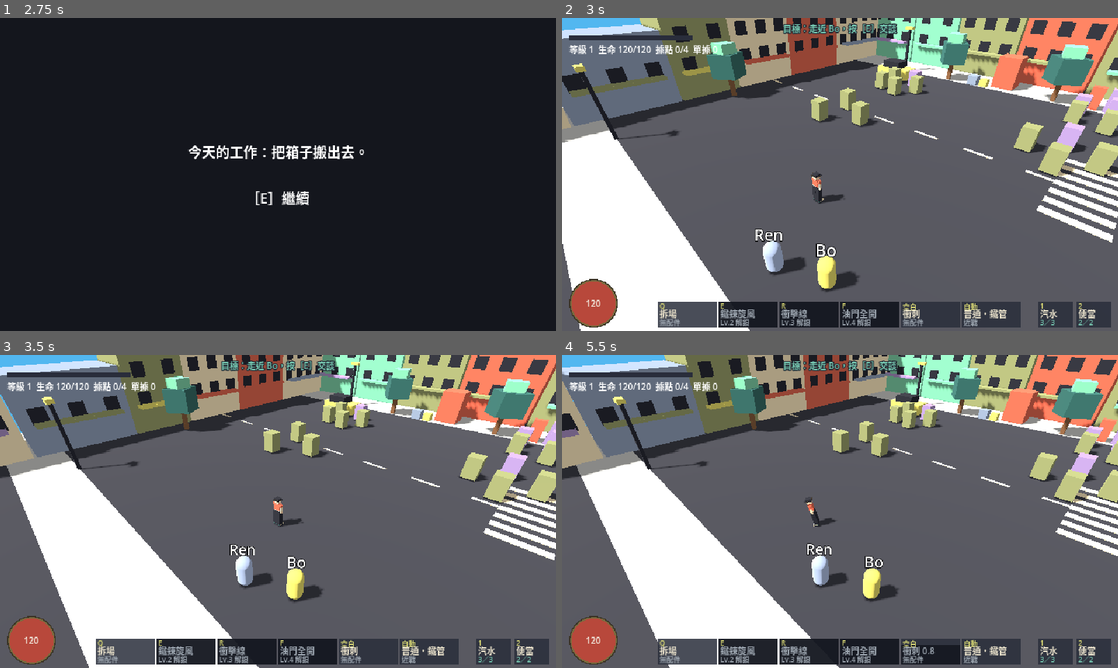
Above: before the commit, frames 1-4 (two rows, left to right).
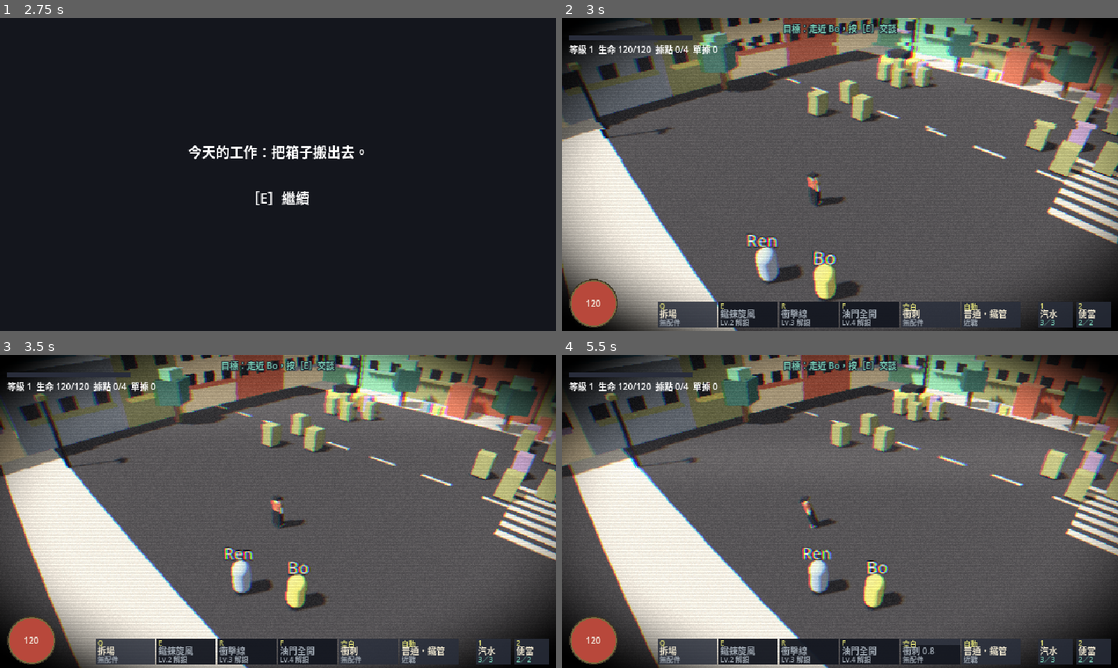
Above: after the commit, the same moments.

Repository: yauchai2/Game-Lab-2
Game: Godot game, scene res://game/title.tscn
Same seed, same stepped clock (60 frames per second), same inputs: the game is played once before the commit and once after it.
Inputs (mouse positions are in pixels of both pictures, inside the frame that each line leads up to):
- Up to frame 1 (2.75 s): click "新遊戲" at 0.5 s; click "選擇" at 1.25 s; tap Enter at 2 s; move the mouse to (400, 158) at 2.02 s; hold D from 2.03 s (still down); tap V at 2.1 s; click (400, 158) at 2.17 s; tap Space at 2.27 s
- Up to frame 2 (3 s): release D at 2.75 s; tap Space at 2.75 s; drag from (728, 190) to (812, 237) at 2.77 s
- Up to frame 3 (3.5 s): no input
- Up to frame 4 (5.5 s): move the mouse to (895, 442) at 3.52 s; hold D 3.53-4.25 s; tap E at 3.6 s; click (895, 442) at 3.67 s; tap V at 3.8, 5.3 s; drag from (812, 574) to (673, 464) at 4.27 s; move the mouse to (1006, 558) at 5.02 s; hold A from 5.03 s (still down); tap Keypad Enter at 5.1 s; click (1006, 558) at 5.17 s; tap Space at 5.27 s

Frame 1 is identical in both runs. In frame 2, 45% of the frame differs, in the area x 0-100%, y 0-100%; in frame 3, 45%; in frame 4, 44%.

Commit message:
自由視角鏡頭（中鍵轉動、滾輪縮放）與全畫面 VHS 魚眼鏡濾鏡，滑鼠瞄準與名牌點擊校正
Co-Authored-By: Claude Sonnet 5.5 <noreply@anthropic.com>
Claude-Session: https://claude.ai/code/session_018tqqU7rwEZ4u67toavQ9ri

Diff:
--- a/game/scripts/camera_follow.gd
+++ b/game/scripts/camera_follow.gd
@@ -1,41 +1,62 @@
 extends Camera3D
-## 固定 45 度斜向等距俯視（不能轉），但鏡頭會平滑跟隨、移動時稍微領前、
-## 頭目戰自動拉遠，並可用滾輪縮放。
+## 自由視角鏡頭：預設 45 度斜向等距俯視；按住滑鼠中鍵拖曳（或按 [ ]）轉動，滾輪縮放。
+## 移動時平滑跟隨並稍微領前，頭目戰自動拉遠。
 
 @export var follow: Node3D
-@export var offset := Vector3(0, 8.6, 12.3)
+@export var distance := 15.0
 @export var smoothing := 8.0
 @export var yaw_deg := 45.0
+@export var pitch_deg := 35.0
 @export var lead_distance := 1.6
-@export var zoom_min := 0.6
-@export var zoom_max := 1.7
+@export var zoom_min := 0.35
+@export var zoom_max := 2.2
 @export var boss_zoom := 1.35
+
+const PITCH_MIN := 18.0
+const PITCH_MAX := 75.0
 
 var shake := 0.0
 var zoom := 1.0
 var zoom_goal := 1.0
 var boss_blend := 0.0
 var lead := Vector3.ZERO
+var dragging := false
 
 func add_shake(amount: float) -> void:
 	shake = maxf(shake, amount)
 
 func _ready() -> void:
-	rotation.y = deg_to_rad(yaw_deg)
+	_apply_rotation()
 	if follow:
-		global_position = follow.global_position + _rotated_offset()
+		global_position = follow.global_position + _orbit_offset()
 
-func _rotated_offset() -> Vector3:
-	return Basis(Vector3.UP, deg_to_rad(yaw_deg)) * offset * zoom
+func _apply_rotation() -> void:
+	rotation = Vector3(-deg_to_rad(pitch_deg), deg_to_rad(yaw_deg), 0.0)
+
+func _orbit_offset() -> Vector3:
+	var p := deg_to_rad(pitch_deg)
+	return Basis(Vector3.UP, deg_to_rad(yaw_deg)) * Vector3(0.0, sin(p), cos(p)) * distance * zoom
 
 func _unhandled_input(event: InputEvent) -> void:
-	if event is InputEventMouseButton and event.pressed:
-		if event.button_index == MOUSE_BUTTON_WHEEL_UP:
-			zoom_goal = clampf(zoom_goal - 0.1, zoom_min, zoom_max)
-		elif event.button_index == MOUSE_BUTTON_WHEEL_DOWN:
-			zoom_goal = clampf(zoom_goal + 0.1, zoom_min, zoom_max)
+	if event is InputEventMouseButton:
+		if event.button_index == MOUSE_BUTTON_MIDDLE:
+			dragging = event.pressed
+		elif event.pressed and event.button_index == MOUSE_BUTTON_WHEEL_UP:
+			zoom_goal = clampf(zoom_goal * 0.9, zoom_min, zoom_max)
+		elif event.pressed and event.button_index == MOUSE_BUTTON_WHEEL_DOWN:
+			zoom_goal = clampf(zoom_goal * 1.1, zoom_min, zoom_max)
+	elif event is InputEventMouseMotion and dragging:
+		yaw_deg = wrapf(yaw_deg - event.relative.x * 0.25, 0.0, 360.0)
+		pitch_deg = clampf(pitch_deg + event.relative.y * 0.2, PITCH_MIN, PITCH_MAX)
 
 func _process(delta: float) -> void:
+	var turn := 0.0
+	if Input.is_key_pressed(KEY_BRACKETLEFT):
+		turn += 1.0
+	if Input.is_key_pressed(KEY_BRACKETRIGHT):
+		turn -= 1.0
+	yaw_deg = wrapf(yaw_deg + turn * 90.0 * delta, 0.0, 360.0)
+	_apply_rotation()
 	if follow:
 		var boss: Variant = get_parent().get("boss")
 		var boss_fight: bool = boss != null and is_instance_valid(boss) and boss.hp > 0 and boss.awake
@@ -45,8 +66,7 @@
 		vel.y = 0.0
 		var lead_goal := vel.normalized() * lead_distance if vel.length() > 0.5 else Vector3.ZERO
 		lead = lead.lerp(lead_goal, 1.0 - exp(-3.0 * delta))
-		var dist := lerpf(1.0, boss_zoom, boss_blend)
-		var goal := follow.global_position + lead + _rotated_offset() * dist
+		var goal := follow.global_position + lead + _orbit_offset() * lerpf(1.0, boss_zoom, boss_blend)
 		global_position = global_position.lerp(goal, 1.0 - exp(-smoothing * delta))
 	shake = move_toward(shake, 0.0, delta * 1.5)
 	h_offset = randf_range(-1.0, 1.0) * shake
--- a/game/scripts/jax.gd
+++ b/game/scripts/jax.gd
@@ -53,6 +53,7 @@
 const PROGRESS := preload("res://game/scripts/progress.gd")
 const SFX := preload("res://game/scripts/sfx.gd")
 const FLOATY := preload("res://game/scripts/floaty.gd")
+const VHS := preload("res://game/scripts/vhs.gd")
 const SKYE_MODEL := preload("res://assets/characters/skye.glb")
 
 var char_id := "jax"
@@ -542,6 +543,7 @@
 	return v.normalized()
 
 func _pick_point(screen_pos: Vector2) -> Variant:
+	screen_pos = VHS.warp_pos(screen_pos, get_viewport().get_visible_rect().size)
 	var camera := get_viewport().get_camera_3d()
 	var from := camera.project_ray_origin(screen_pos)
 	var to := from + camera.project_ray_normal(screen_pos) * 100.0
--- a/game/scripts/loot_labels.gd
+++ b/game/scripts/loot_labels.gd
@@ -1,6 +1,7 @@
 extends CanvasLayer
 ## 掉落物名牌（仿 PoE 2）：地上的配件與裝備顯示為深色名牌，文字按稀有度上色，互相疊排不重疊。
 
+const VHS := preload("res://game/scripts/vhs.gd")
 const RARITY_COLORS := [Color("F4F0E4"), Color("9FB6E8"), Color("D6D573")]
 const LABEL_H := 13.0
 const PAD := 6.0
@@ -9,7 +10,7 @@
 var hide_common := false
 
 func _ready() -> void:
-	layer = 0
+	layer = -1
 
 func _label_for(p: Node) -> Panel:
 	if labels.has(p):
@@ -22,10 +23,7 @@
 	box.border_color = col.darkened(0.35)
 	box.set_border_width_all(1)
 	panel.add_theme_stylebox_override("panel", box)
-	panel.mouse_filter = Control.MOUSE_FILTER_STOP
-	panel.gui_input.connect(func(event: InputEvent) -> void:
-		if event is InputEventMouseButton and event.pressed and event.button_index == MOUSE_BUTTON_LEFT and is_instance_valid(p):
-			p.pulled = true)
+	panel.mouse_filter = Control.MOUSE_FILTER_IGNORE
 	var l := Label.new()
 	l.name = "Text"
 	l.text = _name_of(p)
@@ -48,6 +46,18 @@
 func _unhandled_input(event: InputEvent) -> void:
 	if event is InputEventKey and event.pressed and not event.echo and event.keycode == KEY_Z:
 		hide_common = not hide_common
+
+# 點名牌撿取：滑鼠位置先按濾鏡校正，再比對名牌範圍。
+func _input(event: InputEvent) -> void:
+	if get_tree().paused or not (event is InputEventMouseButton and event.pressed and event.button_index == MOUSE_BUTTON_LEFT):
+		return
+	var m: Vector2 = VHS.warp_pos(event.position, get_viewport().get_visible_rect().size)
+	for p in labels.keys():
+		var panel: Panel = labels[p]
+		if is_instance_valid(p) and panel.visible and Rect2(panel.position, panel.size).has_point(m):
+			p.pulled = true
+			get_viewport().set_input_as_handled()
+			return
 
 func _process(_delta: float) -> void:
 	var cam := get_viewport().get_camera_3d()
--- a/game/scripts/main.gd
+++ b/game/scripts/main.gd
@@ -63,6 +63,9 @@
 	var loot_labels := CanvasLayer.new()
 	loot_labels.set_script(preload("res://game/scripts/loot_labels.gd"))
 	add_child(loot_labels)
+	var vhs := CanvasLayer.new()
+	vhs.set_script(preload("res://game/scripts/vhs.gd"))
+	add_child(vhs)
 	add_child(music)
 	music.volume_db = MUSIC_DB
 	_play_music("explore")
--- /dev/null
+++ b/game/scripts/vhs.gd
@@ -0,0 +1,91 @@
+extends CanvasLayer
+## 全畫面 VHS 魚眼鏡效果：桶形變形、色差、掃描線、追蹤抖動、噪點、暈影。按 V 開關。
+## 世界與名牌會被扭曲，介面（HUD）不會。滑鼠瞄準用 warp_pos() 校正。
+
+const K := 0.10
+static var enabled := true
+
+var rect := ColorRect.new()
+var mat := ShaderMaterial.new()
+var time := 0.0
+
+const SHADER := """
+shader_type canvas_item;
+uniform sampler2D screen_tex : hint_screen_texture, filter_linear;
+uniform float k = 0.10;
+uniform float aspect = 1.7778;
+uniform float t = 0.0;
+
+float hash(vec2 p) {
+	return fract(sin(dot(p, vec2(12.9898, 78.233))) * 43758.5453);
+}
+
+vec2 warp(vec2 uv) {
+	vec2 d = uv - 0.5;
+	vec2 da = vec2(d.x * aspect, d.y);
+	float r2 = dot(da, da);
+	vec2 dc = vec2(0.5 * aspect, 0.5);
+	float rc2 = dot(dc, dc);
+	return 0.5 + d * (1.0 + k * r2) / (1.0 + k * rc2);
+}
+
+void fragment() {
+	vec2 uv = SCREEN_UV;
+	vec2 w = warp(uv);
+	// 追蹤抖動：偶爾有幾條橫帶左右偏移
+	float row = floor(uv.y * 90.0);
+	float glitch = step(0.985, hash(vec2(row, floor(t * 4.0)))) * (hash(vec2(row, t)) - 0.5) * 0.02;
+	// 慢速滾動的亮帶
+	float bar = smoothstep(0.0, 0.06, fract(uv.y * 0.6 - t * 0.05)) * (1.0 - smoothstep(0.06, 0.14, fract(uv.y * 0.6 - t * 0.05)));
+	w.x += glitch + sin(uv.y * 40.0 + t * 3.0) * 0.0006;
+	float ca = 0.0022 + bar * 0.002;
+	vec3 col;
+	col.r = texture(screen_tex, clamp(w + vec2(ca, 0.0), 0.0, 1.0)).r;
+	col.g = texture(screen_tex, clamp(w, 0.0, 1.0)).g;
+	col.b = texture(screen_tex, clamp(w - vec2(ca, 0.0), 0.0, 1.0)).b;
+	// 掃描線與噪點
+	col *= 0.93 + 0.07 * sin(uv.y * 3.14159 * 360.0);
+	col += (hash(uv * vec2(640.0, 360.0) + fract(t) * 91.0) - 0.5) * 0.07;
+	col += bar * 0.05;
+	// 褪色與偏暖
+	float g = dot(col, vec3(0.3, 0.59, 0.11));
+	col = mix(col, vec3(g), 0.12) * vec3(1.03, 1.0, 0.95);
+	// 暈影
+	vec2 dv = uv - 0.5;
+	col *= 1.0 - smoothstep(0.25, 0.75, dot(dv, dv) * 1.6);
+	COLOR = vec4(col, 1.0);
+}
+"""
+
+func _ready() -> void:
+	layer = 0
+	var sh := Shader.new()
+	sh.code = SHADER
+	mat.shader = sh
+	rect.material = mat
+	rect.set_anchors_preset(Control.PRESET_FULL_RECT)
+	rect.mouse_filter = Control.MOUSE_FILTER_IGNORE
+	rect.visible = enabled
+	add_child(rect)
+
+func _process(delta: float) -> void:
+	time += delta
+	mat.set_shader_parameter("t", time)
+	mat.set_shader_parameter("k", K)
+	rect.visible = enabled
+
+func _unhandled_input(event: InputEvent) -> void:
+	if event is InputEventKey and event.pressed and not event.echo and event.keycode == KEY_V:
+		enabled = not enabled
+
+## 滑鼠在（扭曲後）畫面上的位置 → 對應 3D 畫面（未扭曲）的位置。關掉濾鏡時原樣返回。
+static func warp_pos(pos: Vector2, view_size: Vector2) -> Vector2:
+	if not enabled:
+		return pos
+	var uv := pos / view_size
+	var aspect := view_size.x / view_size.y
+	var d := uv - Vector2(0.5, 0.5)
+	var da := Vector2(d.x * aspect, d.y)
+	var dc := Vector2(0.5 * aspect, 0.5)
+	var w := Vector2(0.5, 0.5) + d * (1.0 + K * da.length_squared()) / (1.0 + K * dc.length_squared())
+	return w * view_size
